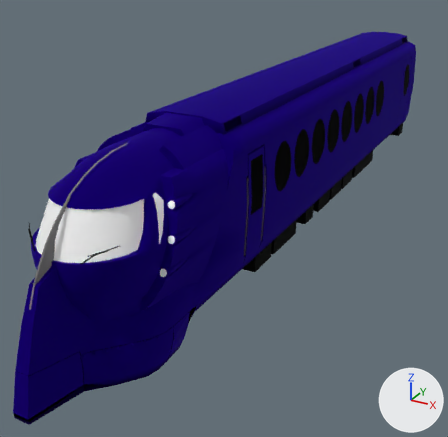
The glTF model mdl/3dViewer/model/CSRS/RAPID_00.glb: old version first, new version second.
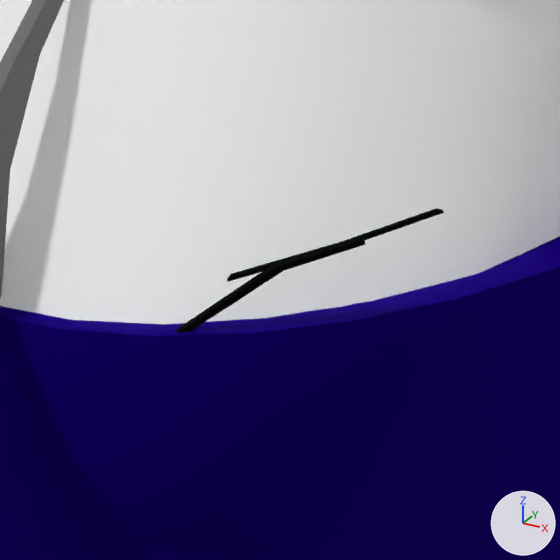
The first picture shows the older version from a 50 mm lens placed at (16.21, -39.29, 15.22), pointed at (-2.48, -5.3, -1.77). The close-ups show both versions on the part from 12% to 31% of the width and 49% to 68% of the height of that picture; other places that the commit changed are outside them. Every picture has the same lights, and +X, +Y and +Z are marked at lower right. Where no turn or scale is listed for an object, it has been applied to the vertices.

Script lines for the objects in view, before the commit:
```python
me_no_name_001 = bpy.data.meshes.new('No Name.001')
me_no_name_001.from_pydata(...)  # 24 vertices, 40 faces; spans x -0.09..1.7, y -0.04..0.04, z -0.05..0.29
me_no_name_001.materials.append(mat_material_1)
me_no_name_002 = bpy.data.meshes.new('No Name.002')
me_no_name_002.from_pydata(...)  # 2416 vertices, 3973 faces; spans x -3.3..3.3, y -21.6..27.7, z -2.3..7.5
me_no_name_002.materials.append(mat_material_2)
me_no_name_002.materials.append(mat_material_3)
me_no_name_002.materials.append(mat_material_4)
me_no_name_002.materials.append(mat_material_5)
me_no_name_002.materials.append(mat_material_6)
me_no_name_002.materials.append(mat_material_7)
me_no_name_002.materials.append(mat_material_8)
me_no_name_002.materials.append(mat_material_9)
me_no_name_002.materials.append(mat_material_10)
me_no_name_002.materials.append(mat_material_11)
ob_obj31 = bpy.data.objects.new('obj31', me_no_name_002)
ob_obj31.location = (0.0, -4.7, 0.2)
ob_wiper_l = bpy.data.objects.new('Wiper_L', me_no_name_001)
ob_wiper_l.parent = ob_wl_rot
ob_wiper_l.location = (0.0, 0.0, 0.0)
ob_wl = bpy.data.objects.new('WL', None)
ob_wl.parent = ob_body
ob_wl.location = (1.131, -23.4, 0.801)
ob_wl.rotation_euler = (0.292, -0.253, 0.696)  # degrees (17, -14, 40)
```
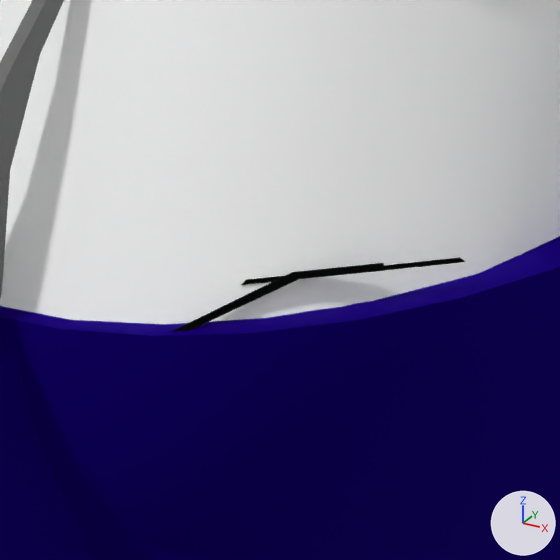
ob_wl is not drawn itself; it is the parent of ob_wl_rot.

Where the change shows, as pixel boxes [x1, y1, x2, y2] in the close-ups (560 x 560 px):
'Wiper_L', turned
    before: [176, 208, 444, 333]
    after: [171, 257, 465, 332]

What the commit changed:
Object 'WL' (ob_wl) turns from (17, -14, 40) to (-22, 0, 42) degrees about x, y and z.
